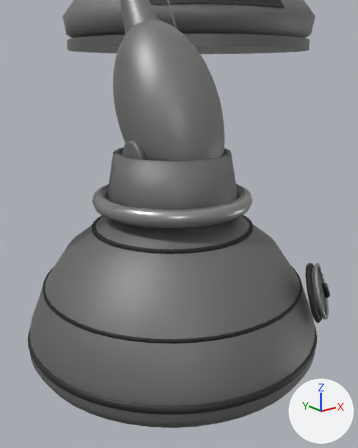
The glTF model sources/ui/scitek/category-collages/defence/category-defence.glb, before and after one commit.
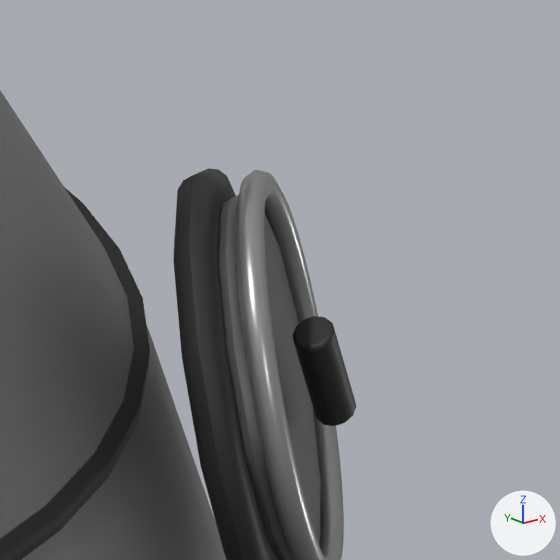
Old and new are each drawn from a camera (50 mm lens) standing at (-2.623, -3.99, -0.048) and looking at (-0.694, -1.578, -1.013) and again close up on the part from 79% to 100% of the width and 54% to 71% of the height. Arrows for +X, +Y and +Z are at lower right; the lights stay in place. The last two pictures show the newer version. Where no turn or scale is listed for an object, it has been applied to the vertices.

In view in the first close-up: 'photon::Pedestal systems hatch dark gasket', 'photon::Pedestal systems hatch lid', 'photon::Pedestal systems hatch locking handle', 'photon::Pedestal systems hatch rim', 'photon::Research armour horizontal seam.001', 'photon::Research rounded elastoplastic armour'.
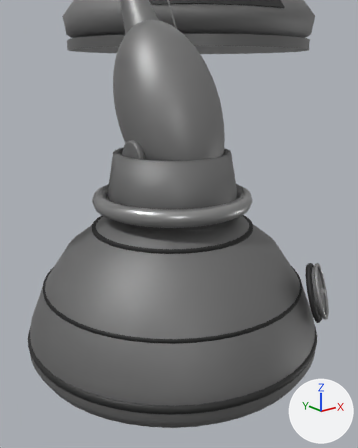
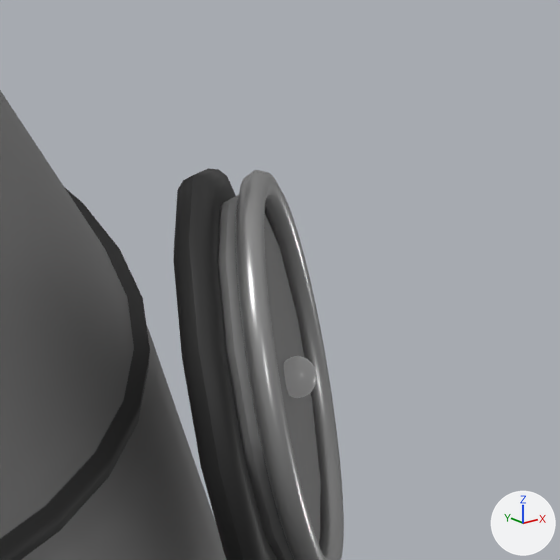
What the commit changed:
Material 'Category neutral Research worn red tracking sensor lens' (mat_category_neutral_research_worn_red_tracking_sensor_lens) is new.
Its base color is (0.0754, 0.0754, 0.0754) (dark grey #4e4e4e).
Its metallic is 0.05.
Its roughness is 0.32.
Its emission strength is 0.142.
me_cylinder_162 has 160 vertices, 316 faces and spans x -0.13..0.13, y -0.096..0.096, z -0.165..0.165.
me_cylinder_162 no longer uses material mat_category_neutral_refined___red (dark grey #626262).
me_cylinder_162 gains material mat_category_neutral_research_worn_pink_copper_elastoplastic (grey #7d7d7d).
Mesh me_sphere_016 is new.
It is a UV sphere (32 segments, 16 rings, poles along z) spanning x -0.0162..0.0162, y -0.0162..0.0162, z -0.0187..0.0187.
It uses material mat_category_neutral_research_worn_red_tracking_sensor_lens (dark grey #4e4e4e).
Object 'photon::Pedestal systems hatch locking handle' (ob_photon__pedestal_systems_hatch_locking_handle) is deleted.
Object 'photon::Research armoured tracking sensor lens' (ob_photon__research_armoured_tracking_sensor_lens) is new; it shows me_sphere_016.
Its location is (-0.055, -2.268, -1.425).

What differs and where, as boxes (x1, y1, x2, y2) in the close-ups (560 x 560 px):
'photon::Pedestal systems hatch lid', recoloured (dark grey to grey): (218, 198, 321, 540) in both
'photon::Pedestal systems hatch locking handle', deleted: before (293, 316, 356, 426)
'photon::Research armoured tracking sensor lens', added: after (284, 356, 317, 398)
